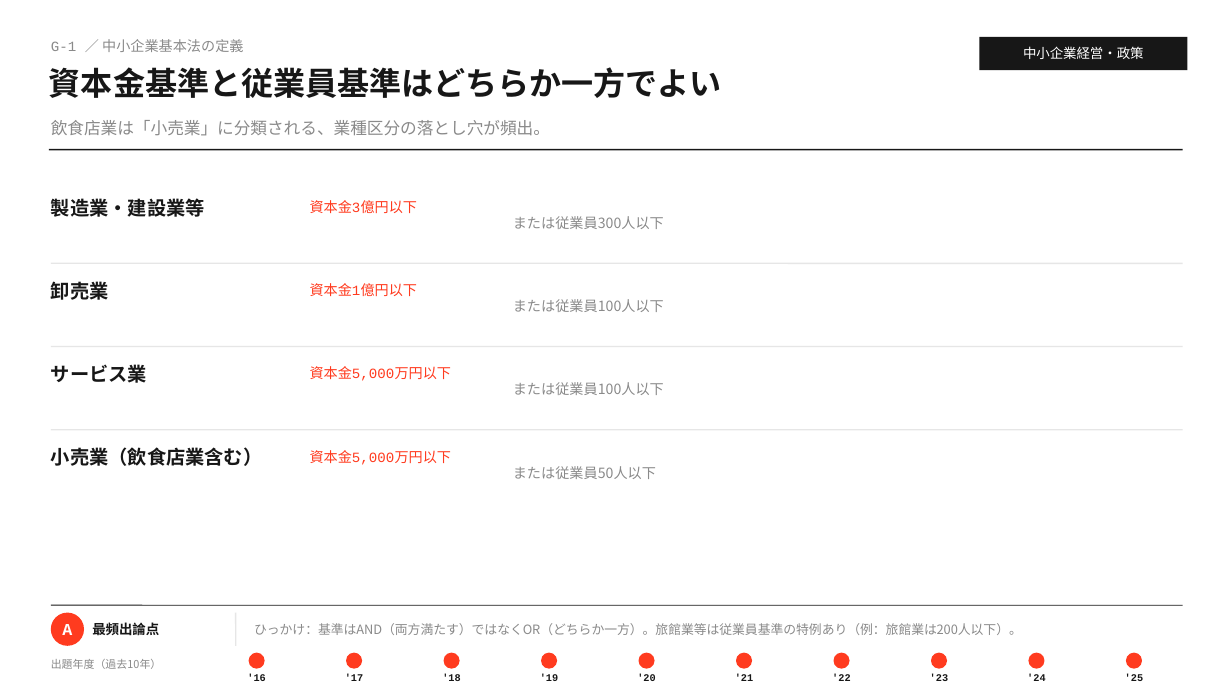
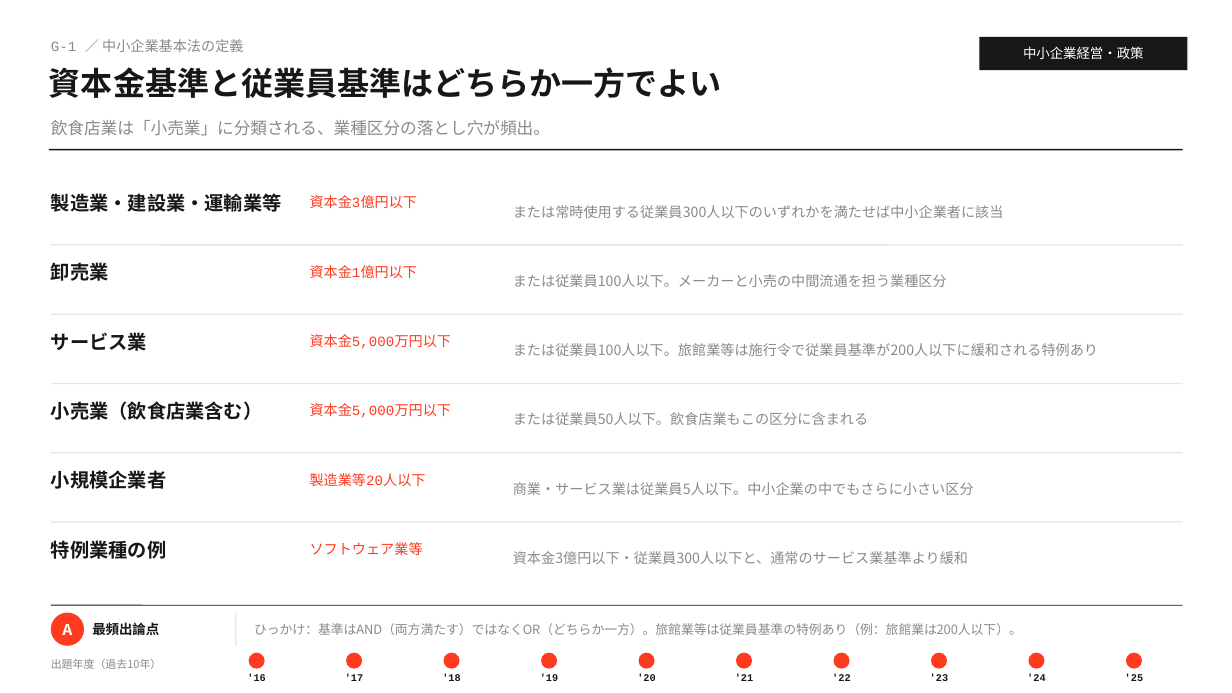
Before and after one commit to MasatoshiSano/SMEC, a slide deck: slide 3 of slides/1st_stage/G_sme_management_policy.pptx. Drawn at 1232x693 pixels with LibreOffice and Linux fonts; fonts in the diff are those of the drawing. Boxes give left, top, right and bottom in pixels: in the first picture for what was removed or moved away, otherwise in the second. Text is boxed around its words. In the diff, an @@ line names an element or a change of style, - is before the commit and + after.

```diff
--- a/slides/1st_stage/G_sme_management_policy.pptx
+++ b/slides/1st_stage/G_sme_management_policy.pptx
@@ text at <box>51,193,282,212</box>: text changed @@
-製造業・建設業等
+製造業・建設業・運輸業等
@@ text "資本金3億円以下": place and size @@
-text "資本金3億円以下" at <box>310,200,418,213</box>
+text "資本金3億円以下" at <box>310,195,418,208</box>
@@ text at <box>513,205,1004,218</box>: text changed @@
-または従業員300人以下
+または常時使用する従業員300人以下のいずれかを満たせば中小企業者に該当
@@ 2 texts, 1 line: place and size @@
-2 texts, 1 line at <box>51,263,1183,300</box>
+2 texts, 1 line at <box>51,245,1183,281</box>
@@ text at <box>513,274,947,287</box>: text changed @@
-または従業員100人以下
+または従業員100人以下。メーカーと小売の中間流通を担う業種区分
@@ 2 texts, 1 line: place and size @@
-2 texts, 1 line at <box>51,347,1183,383</box>
+2 texts, 1 line at <box>51,314,1183,351</box>
@@ text at <box>513,343,1098,356</box>: text changed @@
-または従業員100人以下
+または従業員100人以下。旅館業等は施行令で従業員基準が200人以下に緩和される特例あり
@@ line added from (51, 384) to (1183, 384), #E6E6E6 1 pt @@
@@ text "小売業（飲食店業含む）": place and size @@
-text "小売業（飲食店業含む）" at <box>51,447,263,466</box>
+text "小売業（飲食店業含む）" at <box>51,401,263,420</box>
@@ text "資本金5,000万円以下": place and size @@
-text "資本金5,000万円以下" at <box>310,450,452,465</box>
+text "資本金5,000万円以下" at <box>310,403,452,418</box>
@@ text at <box>513,412,868,425</box>: text changed @@
-または従業員50人以下
+または従業員50人以下。飲食店業もこの区分に含まれる
@@ line moved from (51, 430) - (1183, 430) to (51, 453) - (1183, 453) @@
@@ text added at <box>51,470,166,489</box>, 15 pt, text #171717, bold @@
+小規模企業者
@@ text added at <box>310,473,426,486</box>, 11 pt, text #FF3B1F @@
+製造業等20人以下
@@ text added at <box>513,482,974,495</box>, 11 pt, text #8A8A8A @@
+商業・サービス業は従業員5人以下。中小企業の中でもさらに小さい区分
@@ line added from (51, 522) to (1183, 522), #E6E6E6 1 pt @@
@@ text added at <box>51,540,166,559</box>, 15 pt, text #171717, bold @@
+特例業種の例
@@ text added at <box>310,542,423,555</box>, 11 pt, text #FF3B1F @@
+ソフトウェア業等
@@ text added at <box>513,551,968,564</box>, 11 pt, text #8A8A8A @@
+資本金3億円以下・従業員300人以下と、通常のサービス業基準より緩和
```
Also in this commit, not shown: 11 other slides changed, 18 slides added, 2 other files.
